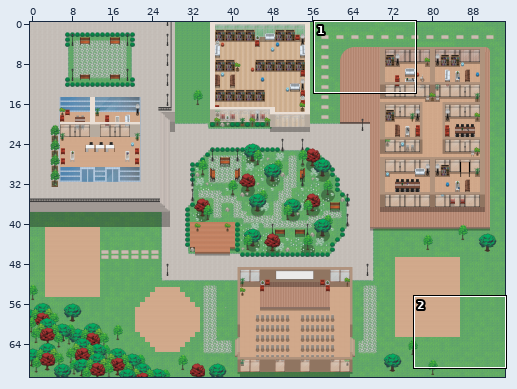
A Tiled map (JSON) gets an edit: v2-wa-st-gobain.tmj. Above: a wide view before the commit, with the close-up outlined.
Close-up. The starting point:
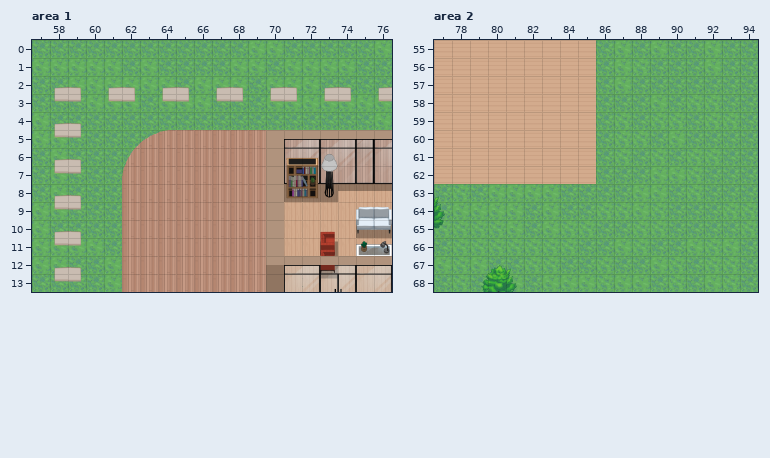
Cells are 32x32 px. Shown: area 1 x 57..76, y 0..13; area 2 x 77..94, y 55..68. The commit also changed other parts of the map, which this record leaves out.
New version:
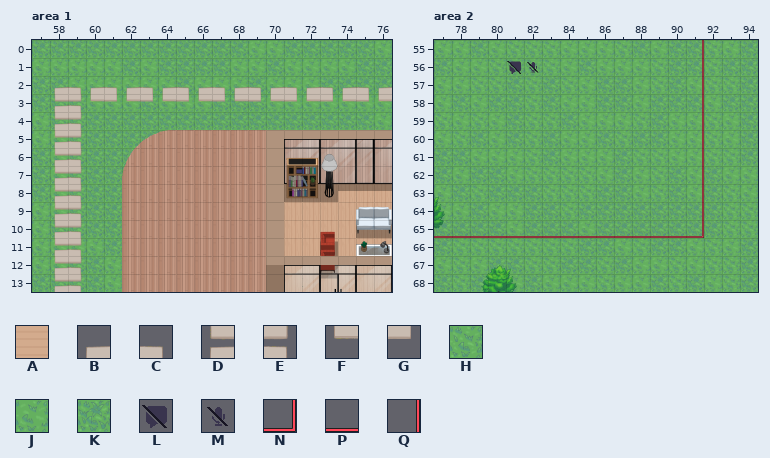
Key: from "TEST_AssetVillage": A 128, B 136, C 137, D 200, E 201, F 264, G 265, H 705, J 769, K 771; from "WA_User_Interface": L 26, M 40, N 241, P 244, Q 245 flipped left-right.
_ is an empty cell.
From old to new:
Layer "floor/floor2", area 1:
y 2: x 60..63 _BC_ -> BCBC; x 66..69 _BC_ -> BCBC; x 72..75 _BC_ -> BCBC
y 3: x 58..63 FG_FG_ -> DEFGFG; x 66..69 _FG_ -> FGFG; x 72..75 _FG_ -> FGFG
y 4: x 58..59 BC -> DE
y 5: x 58..59 FG -> DE
y 6: x 58..59 BC -> DE
y 7: x 58..59 FG -> DE
y 8: x 58..59 BC -> DE
y 9: x 58..59 FG -> DE
y 10: x 58..59 BC -> DE
y 11: x 58..59 FG -> DE
y 12: x 58..59 BC -> DE
y 13: x 58..59 FG -> DE
Layer "floor/floor1", area 2:
y 55: x 77..87 AAAAAAAAAKJ -> JJKJHHHJJJH; x 92..93 JK -> HJ
y 56: x 77..86 AAAAAAAAAK -> KJJHHHHJKJ; x 88..89 HK -> JH; x 92 J -> H
y 57: x 77..85 AAAAAAAAA -> JJHHKHKHJ; x 87..89 JKK -> KJH; x 91..93 KKK -> JHH
y 58: x 77..85 AAAAAAAAA -> JKJKKHKJJ; x 88..89 KJ -> JK; x 91..92 HH -> KJ
y 59: x 77..91 AAAAAAAAAKHKHHK -> HJHJKHHKJJJHKJJ; x 93 H -> J
y 60: x 77..85 AAAAAAAAA -> JHKJKHKJJ; x 88 H -> K; x 91..93 KKK -> JHJ
y 61: x 77..88 AAAAAAAAAKHK -> KKJJJHKJJJKH; x 90..91 KH -> JJ; x 93 K -> H
y 62: x 77..86 AAAAAAAAAK -> KJKKJHHHHJ; x 88..91 KJJH -> JHKJ; x 93..94 KK -> JJ
y 63: x 77..85 KHKJJJJKK -> JKHKKKHHH; x 89 J -> H; x 91 H -> J; x 93..94 KK -> HJ
y 64: x 77 K -> J; x 79 J -> K; x 83..84 JK -> KH; x 86..89 HHJH -> KKKK
y 65: x 77..80 HHHH -> KKKK; x 83..85 JHH -> KKJ; x 88..89 HH -> KK; x 93 K -> H
y 67: x 88 K -> J; x 91 K -> J
Layer "floor/floor2", area 2:
y 55: x 91 _ -> Q
y 56: x 81..82 __ -> LM; x 91 _ -> Q
y 57..64: x 91 _ -> Q
y 65: x 77..91 _______________ -> PPPPPPPPPPPPPPN
